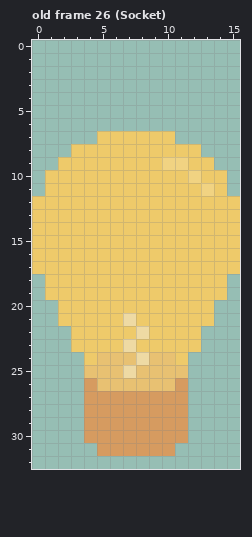
Pixel-art file -- Games/Curdle-Dec2021/Assets/on.aseprite. Above, as it was before the edit.
16x33 pixels, 26 frames. Shown: old frame 26 (Socket). The commit also changed other frames, which this record leaves out.
The result:
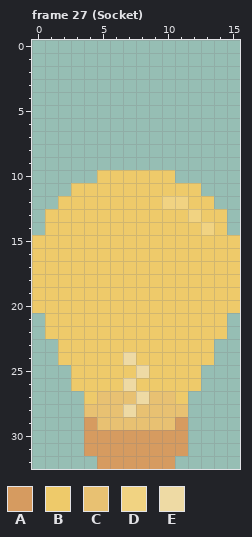
Palette (. is transparent): A #d69b60  B #eeca6a  C #e8c172  D #f1d382  E #eedaa4
A new or re-ordered frame is compared with the old frame closest to it.
Changes in this commit:
{"change": "frames 26 -> 27"}
{"where": "frame 27 (Socket) is new; against old frame 26 (Socket), layers \"Shading\", \"Body\""}
{"frame":27,"y":7,"x":5,"old":"BBBBBB","new":"......"}
{"frame":27,"y":8,"x":3,"old":"BBBBBBBBBB","new":".........."}
{"frame":27,"y":9,"x":2,"old":"BBBBBBBBDDBB","new":"............"}
{"frame":27,"y":10,"x":1,"old":"BBBB","new":"...."}
{"frame":27,"y":10,"x":11,"old":"BDBB","new":"...."}
{"frame":27,"y":11,"x":1,"old":"BB","new":".."}
{"frame":27,"y":11,"x":13,"old":"DB","new":".."}
{"frame":27,"y":12,"x":0,"old":"BB","new":".."}
{"frame":27,"y":12,"x":10,"old":"BB","new":"DD"}
{"frame":27,"y":12,"x":14,"old":"BB","new":".."}
{"frame":27,"y":13,"x":0,"old":"B","new":"."}
{"frame":27,"y":13,"x":12,"old":"B","new":"D"}
{"frame":27,"y":13,"x":15,"old":"B","new":"."}
{"frame":27,"y":14,"x":0,"old":"B","new":"."}
{"frame":27,"y":14,"x":13,"old":"B","new":"D"}
{"frame":27,"y":14,"x":15,"old":"B","new":"."}
{"frame":27,"y":18,"x":0,"old":".","new":"B"}
{"frame":27,"y":18,"x":15,"old":".","new":"B"}
{"frame":27,"y":19,"x":0,"old":".","new":"B"}
{"frame":27,"y":19,"x":15,"old":".","new":"B"}
{"frame":27,"y":20,"x":0,"old":"..","new":"BB"}
{"frame":27,"y":20,"x":14,"old":"..","new":"BB"}
{"frame":27,"y":21,"x":1,"old":".","new":"B"}
{"frame":27,"y":21,"x":7,"old":"E","new":"B"}
{"frame":27,"y":21,"x":14,"old":".","new":"B"}
{"frame":27,"y":22,"x":1,"old":"..","new":"BB"}
{"frame":27,"y":22,"x":8,"old":"E","new":"B"}
{"frame":27,"y":22,"x":13,"old":"..","new":"BB"}
{"frame":27,"y":23,"x":2,"old":".","new":"B"}
{"frame":27,"y":23,"x":7,"old":"E","new":"B"}
{"frame":27,"y":23,"x":13,"old":".","new":"B"}
{"frame":27,"y":24,"x":2,"old":"..","new":"BB"}
{"frame":27,"y":24,"x":5,"old":"CCCECC","new":"BBEBBB"}
{"frame":27,"y":24,"x":12,"old":"..","new":"BB"}
{"frame":27,"y":25,"x":3,"old":".CCCECCCC.","new":"BBBBBEBBBB"}
{"frame":27,"y":26,"x":3,"old":".ACCCCCCA.","new":"BBBBEBBBBB"}
{"frame":27,"y":27,"x":4,"old":"AAAAAAAA","new":"BCCCECCB"}
{"frame":27,"y":28,"x":4,"old":"AAAAAAAA","new":"CCCECCCC"}
{"frame":27,"y":29,"x":5,"old":"AAAAAA","new":"CCCCCC"}
{"frame":27,"y":31,"x":4,"old":".","new":"A"}
{"frame":27,"y":31,"x":11,"old":".","new":"A"}
{"frame":27,"y":32,"x":5,"old":"......","new":"AAAAAA"}
{"label":"changed","picture_box":[32,131,240,235]}
{"label":"changed","picture_box":[32,274,240,469]}
